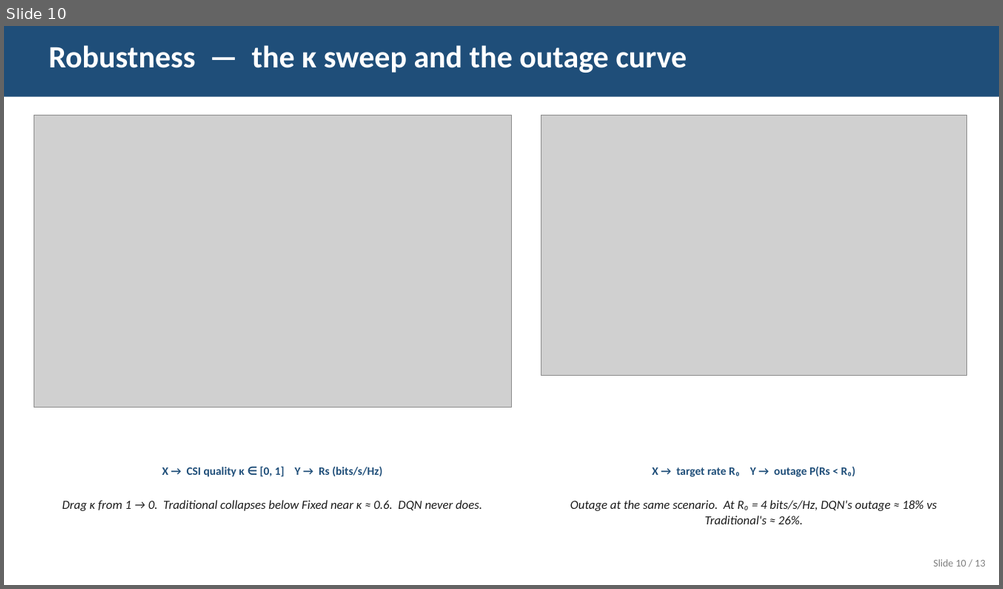
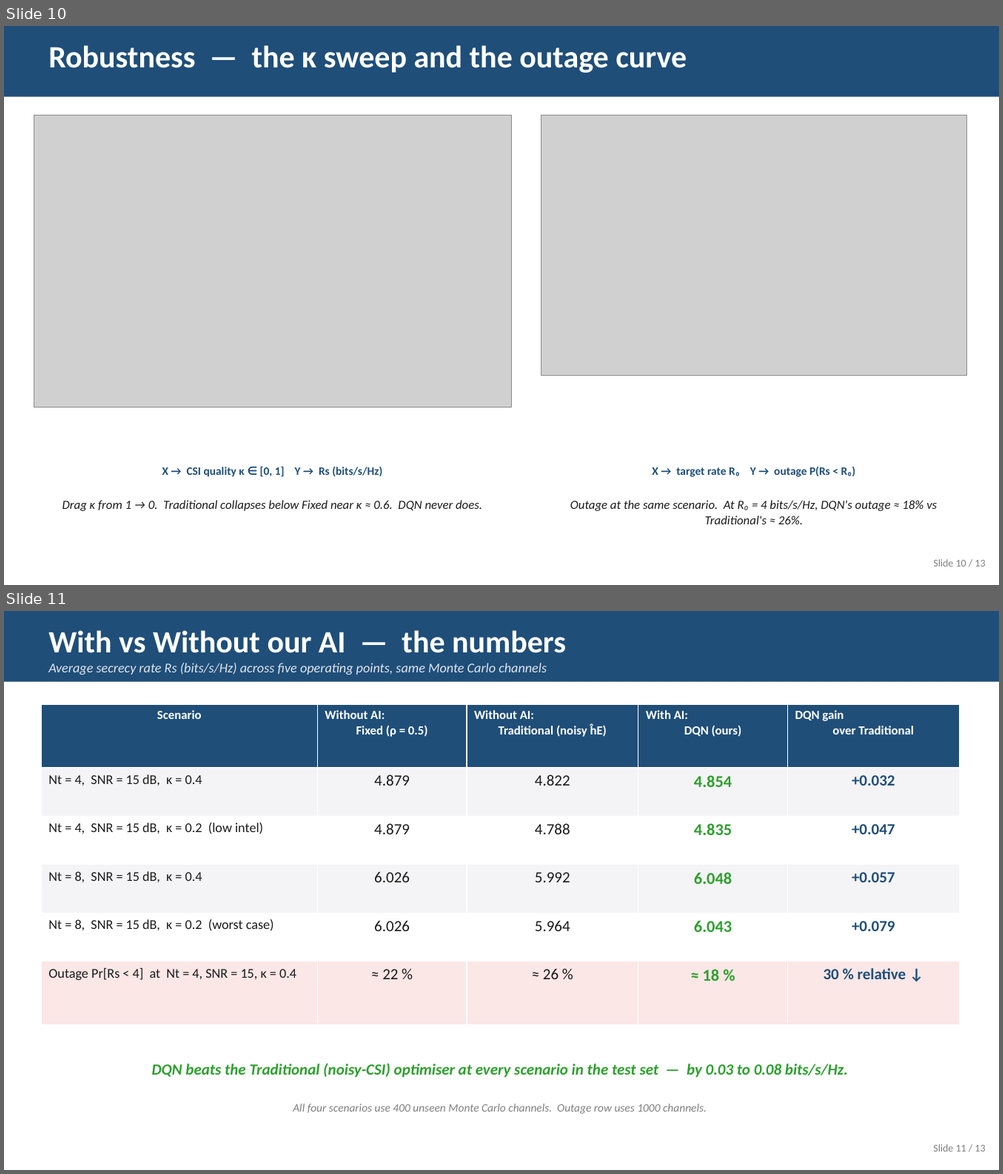
Before and after one commit to kryptbakar/DQN-Enhanced-Adaptive-Artificial-Noise-Power-Allocation, a slide deck: report/slides.pptx. Shown one above the other, each under a label of ours: slide 10 before the commit, slides 10 and 11 after it. The pictures are 1003x589 and 1003x1174 pixels, drawn with LibreOffice and Linux fonts; fonts in the diff are those of the drawing; grey boxes stand for pictures. Boxes give left, top, right and bottom in pixels: in the first picture for what was removed or moved away, otherwise in the second. Text is boxed around its words. In the diff, an @@ line names an element or a change of style, - is before the commit and + after.

Commit message:
slide deck: add 'with vs without AI' results table as slide 11
Inserts a dedicated numbers-on-the-board slide between the kappa-sweep
results (slide 10) and the live-demo cue (now slide 12).  Deck grows
from 13 to 14 slides.

The new slide shows a 6-row × 5-column table:
  columns:   scenario  |  Fixed (without AI)  |  Traditional (without AI)
             |  DQN (with AI)  |  DQN gain over Traditional
  rows:      headline (Nt=4, SNR=15, kappa=0.4)
             low intel  (kappa=0.2)
             many antennas  (Nt=8, kappa=0.4)
             worst case  (Nt=8, kappa=0.2)
             outage row  Pr[Rs<4]  at the headline scenario

DQN column is bold green; gain column is bold navy; outage row gets a
soft-red background to flag it as a different metric.  Header row is
white-on-navy.  Single takeaway line below the table reads
'DQN beats Traditional at every scenario by 0.03 to 0.08 bits/s/Hz'.

Slides that came after slide 10 are renumbered:
  11 (live demo)  →  12
  12 (takeaways)  →  13
  13 (Q&A)        →  14
TOTAL constant updated from 13 to 14, footers reflect /14.

```diff
--- a/report/slides.pptx
+++ b/report/slides.pptx
@@ slide 11 added at (x1=4, y1=611, x2=999, y2=1170), background #FFFFFF @@
@@ rectangle added at (x1=4, y1=611, x2=999, y2=682), fill #1F4E79 @@
@@ text added at (x1=48, y1=630, x2=566, y2=675), 13 pt, text #E0E5EC, italic @@
+With vs Without our AI — the numbers
+Average secrecy rate Rs (bits/s/Hz) across five operating points, same Monte Carlo channels
@@ table added at (x1=41, y1=704, x2=959, y2=1025), 6 rows, 5 columns @@
+Scenario | Without AI: Fixed (ρ = 0.5) | Without AI: Traditional (noisy ĥE) | With AI: DQN (ours) | DQN gain over Traditional
+Nt = 4, SNR = 15 dB, κ = 0.4 | 4.879 | 4.822 | 4.854 | +0.032
+Nt = 4, SNR = 15 dB, κ = 0.2 (low intel) | 4.879 | 4.788 | 4.835 | +0.047
+Nt = 8, SNR = 15 dB, κ = 0.4 | 6.026 | 5.992 | 6.048 | +0.057
+Nt = 8, SNR = 15 dB, κ = 0.2 (worst case) | 6.026 | 5.964 | 6.043 | +0.079
+Outage Pr[Rs < 4] at Nt = 4, SNR = 15, κ = 0.4 | ≈ 22 % | ≈ 26 % | ≈ 18 % | 30 % relative ↓
@@ text added at (x1=152, y1=1063, x2=848, y2=1078), 15 pt, text #2CA02C, bold, italic @@
+DQN beats the Traditional (noisy-CSI) optimiser at every scenario in the test set — by 0.03 to 0.08 bits/s/Hz.
@@ text added at (x1=293, y1=1104, x2=706, y2=1114), 11 pt, text #7F7F7F, italic @@
+All four scenarios use 400 unseen Monte Carlo channels. Outage row uses 1000 channels.
@@ text added at (x1=933, y1=1145, x2=984, y2=1152), 10 pt, text #7F7F7F @@
+Slide 11 / 13
```
Also in this commit, not shown: 2 slides changed, 1 other file.
